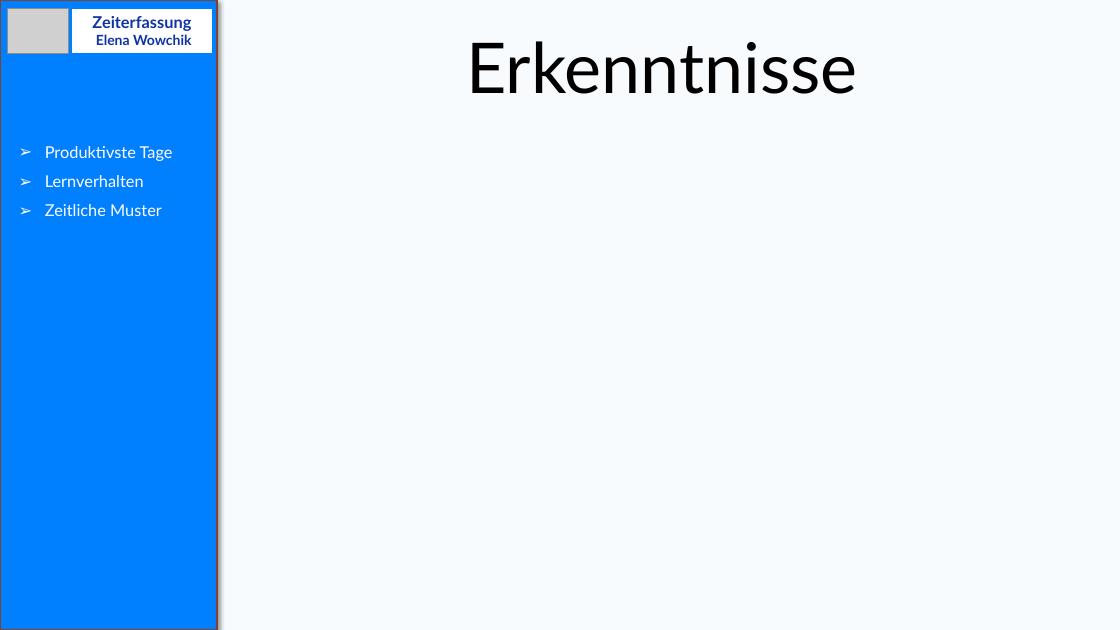
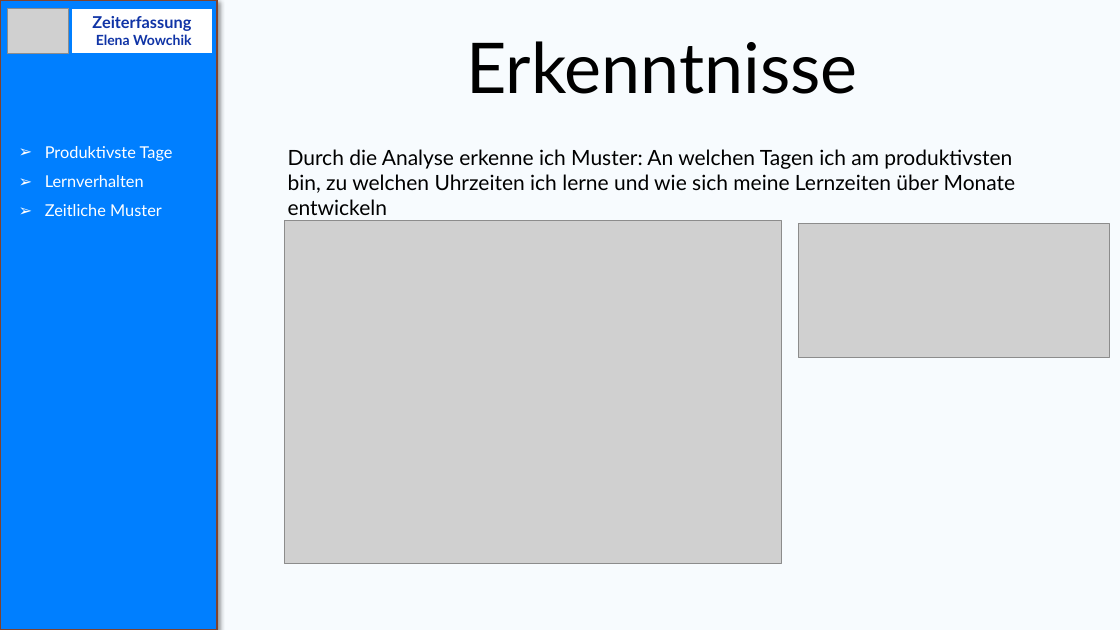
Before and after one commit to Elena-Wowchik/Projekt_Zeiterfassung, a slide deck: slide 15 of zeiterfassung_Projekt_Präsentation.pptx (slide 12 before the commit). Drawn at 1120x630 pixels with LibreOffice and Linux fonts; fonts in the diff are those of the drawing; grey boxes stand for pictures. Boxes give left, top, right and bottom in pixels: in the first picture for what was removed or moved away, otherwise in the second. Text is boxed around its words. In the diff, an @@ line names an element or a change of style, - is before the commit and + after.

```diff
--- a/zeiterfassung_Projekt_Präsentation.pptx
+++ b/zeiterfassung_Projekt_Präsentation.pptx
@@ text added at box(288, 149, 1016, 193), 18 pt, text #000000 @@
+Durch die Analyse erkenne ich Muster: An welchen Tagen ich am produktivsten bin, zu welchen Uhrzeiten ich lerne und wie sich meine Lernzeiten über Monate entwickeln
@@ picture added at box(284, 221, 781, 564) @@
@@ picture added at box(798, 223, 1110, 357) @@
```
Also in this commit, not shown: 12 other slides changed, 4 slides added, 1 slide removed, 1 other file.
